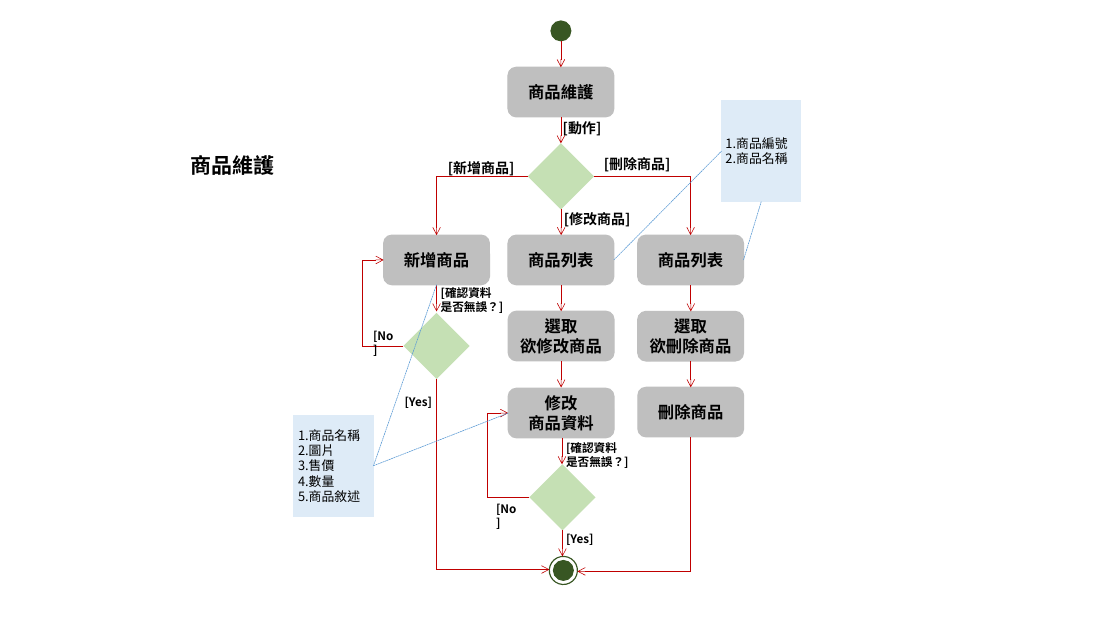
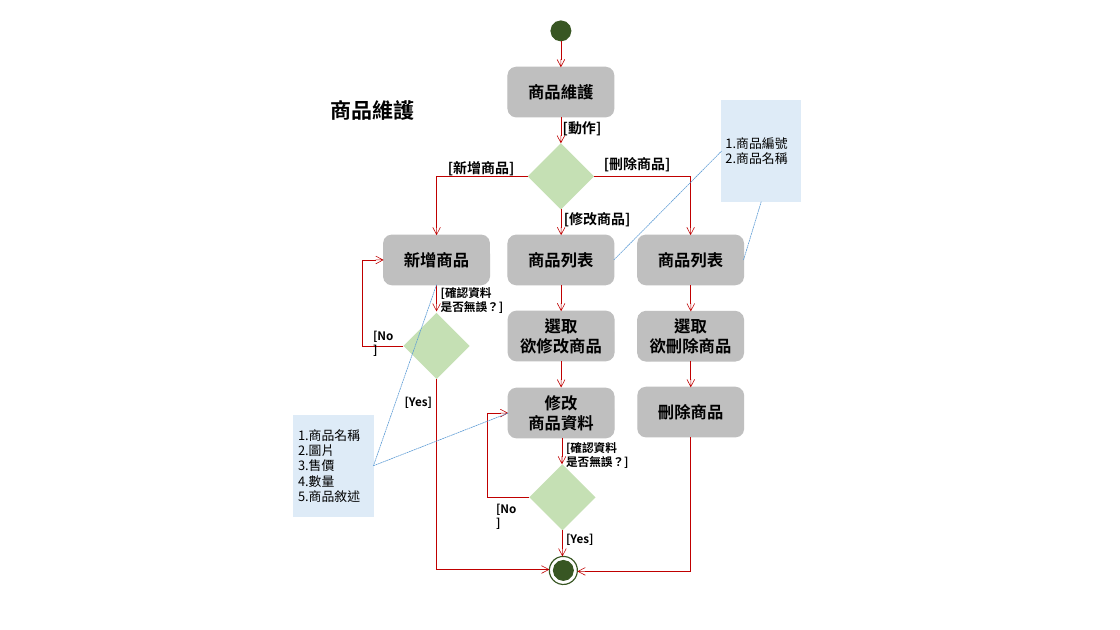
Before and after one commit to gnshiun/WebProject, a slide deck: slide 2 of 01_document/05_活動圖/活動圖-許.pptx. Drawn at 1120x630 pixels with LibreOffice and Linux fonts; fonts in the diff are those of the drawing. Boxes give left, top, right and bottom in pixels: in the first picture for what was removed or moved away, otherwise in the second. Text is boxed around its words. In the diff, an @@ line names an element or a change of style, - is before the commit and + after.

```diff
--- a/01_document/05_活動圖/活動圖-許.pptx
+++ b/01_document/05_活動圖/活動圖-許.pptx
@@ text "商品維護": place and size @@
-text "商品維護" at <box>190,152,274,178</box>
+text "商品維護" at <box>331,98,415,124</box>
```
Also in this commit, not shown: 2 other slides changed, 5 other files.
